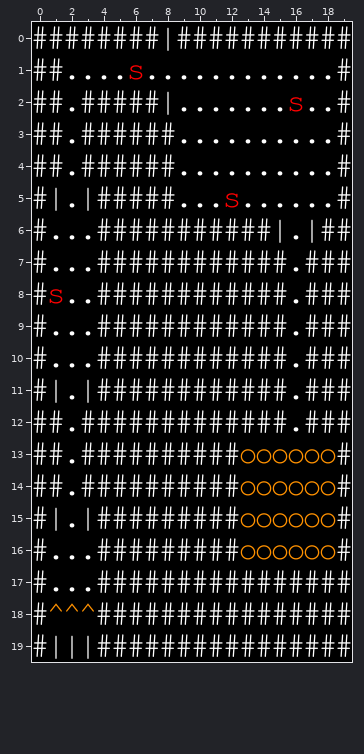
One commit to this Tiled map: maps/arena_corridor.tmx. Above, as it was before the edit.
Cells are 16x32 px. Shown: x 0..19, y 0..19.
After:
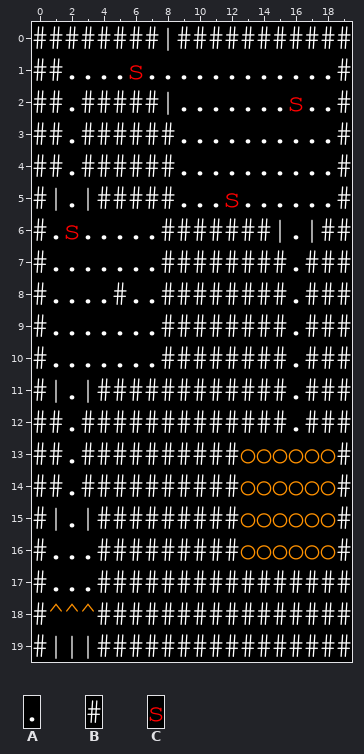
Key: from "editor": A 0 "empty", B 4 "wall", C 6 "simple_foe".
_ is an empty cell, . an unchanged one.
Changes in this commit:
--- layer "Terrain"
@@ x 4..7 @@
- 6 BBBB
- 7 BBBB
- 8 B.BB
- 9 BBBB
-10 BBBB
+ 6 AAAA
+ 7 AAAA
+ 8 A.AA
+ 9 AAAA
+10 AAAA
--- layer "Foes"
@@ x 2..2 @@
- 6 _
+ 6 C
@@ x 1..1 @@
- 8 C
+ 8 _
